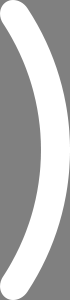
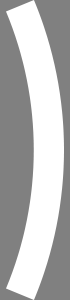
Comparing the layer stacks of the two 70×300 images. Changes:
added layer "Rectangle 2" above "Rectangle 1" over (x1=6, y1=0, x2=64, y2=300)
hid "Rectangle 1" over (x1=0, y1=0, x2=70, y2=300)
